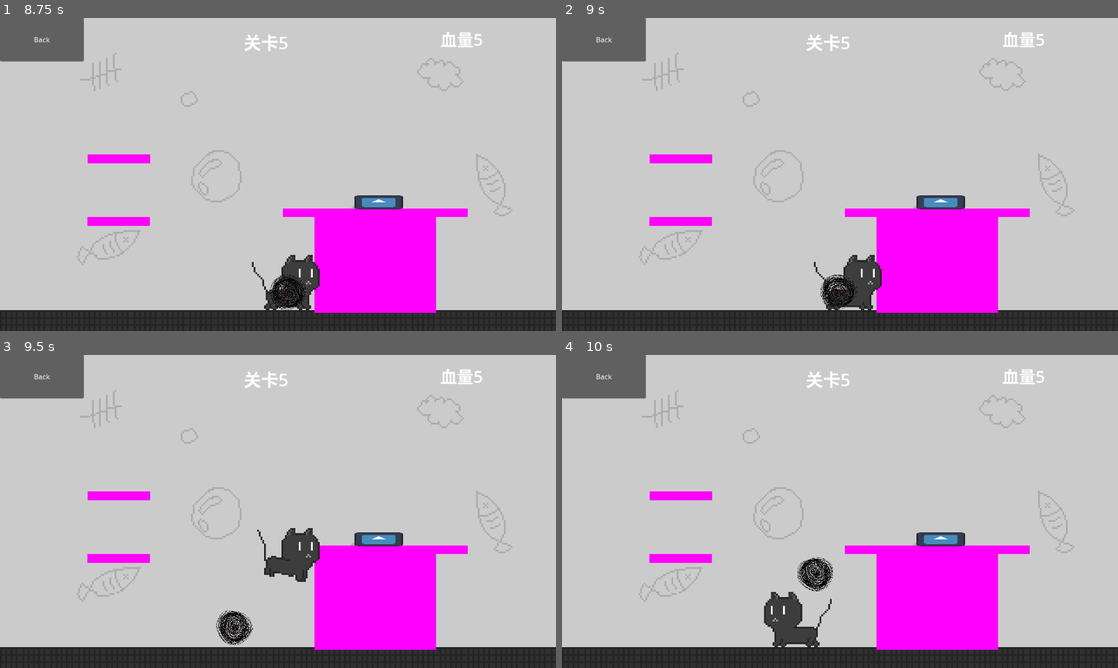
Above: before the commit, frames 1-4 (two rows, left to right).
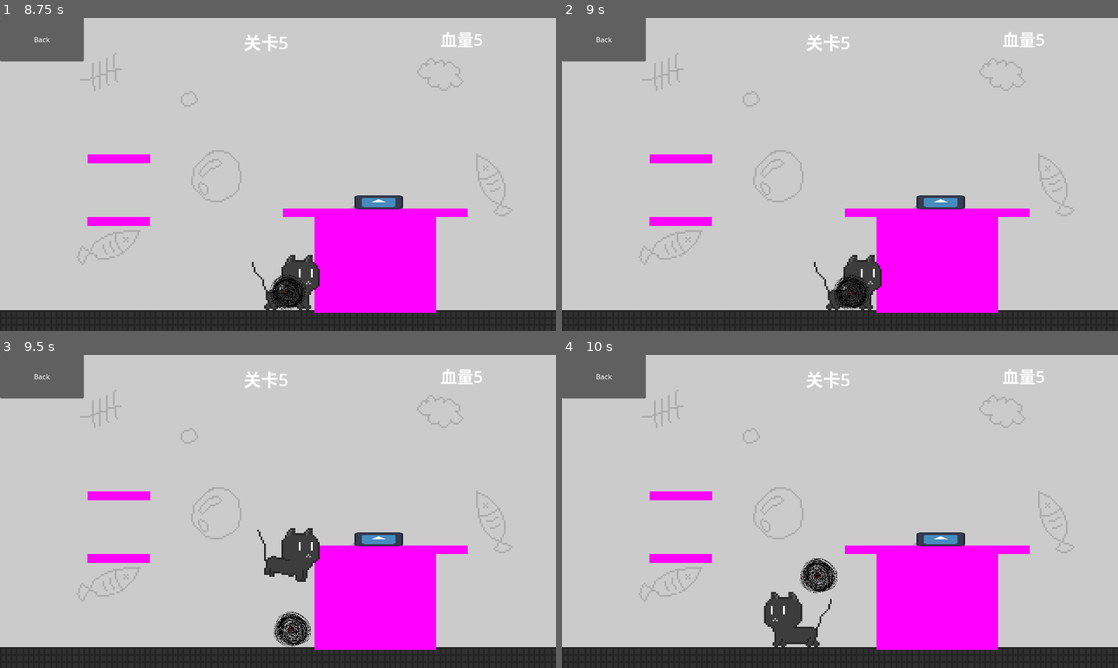
Above: after the commit, the same moments.

Repository: lzcm729/cat-and-string-ball
Game: Godot game, scene res://Levels/level_5.tscn
Two runs of this game, one before a commit and one after it. Both use one fixed random seed, a clock stepped at 60 frames per second and the inputs below. This scene is started directly instead of the project's main scene. The engine's default icon, where the game draws it, is replaced by a stand-in: a white triangle on a blue panel in a dark square.
Inputs:
- Up to frame 1 (8.75 s): tap Enter (ui_accept) at 0.5, 0.77, 1.52, 3.02, 3.77, 4.52, 6.02, 6.77, 7.52 s; hold Right (ui_right) 0.53-2.03 s; tap T every 2.25 s from 0.6 to 7.35 s; tap G every 2.25 s from 1.35 to 8.1 s; hold Left (ui_left) 2.03-2.78 s; tap Q at 2.1, 4.35, 6.6 s; hold Right (ui_right) 2.78-4.28 s; hold Left (ui_left) 4.28-5.03 s; hold Right (ui_right) 5.03-5.78 s; hold Left (ui_left) 5.78-7.28 s; hold Right (ui_right) from 7.28 s (still down)
- Up to frame 2 (9 s): keep holding Right (ui_right); tap Q at 8.85 s
- Up to frame 3 (9.5 s): keep holding Right (ui_right); tap Enter (ui_accept) at 9.02 s
- Up to frame 4 (10 s): release Right (ui_right) at 9.53 s; hold Left (ui_left) from 9.53 s (still down); tap T at 9.6 s; tap Enter (ui_accept) at 9.77 s

Frame 1 is identical in both runs. In frame 2, 0.5% of the frame differs, in the area x 46-56%, y 82-94%; in frame 3, 1.0%, in the area x 38-56%, y 81-94%; in frame 4, 0.5%.
Error after the commit: Attempt to call function 'get_overlapping_bodies' in base 'null instance' on a null instance. (res://cat/cat.gd:88)

Commit message:
吃核心

Diff:
--- a/cat/cat.gd
+++ b/cat/cat.gd
@@ -140,3 +140,5 @@
 			body.BeHit(Vector2(-10000, 0))
 		else:
 			body.BeHit(Vector2(10000, 0))
+	if body.name == 'ChaosCore':
+		body.BeEaten()
--- a/cat/cat.tscn
+++ b/cat/cat.tscn
@@ -350,10 +350,6 @@
 radius = 31.0
 height = 96.0
 
-[sub_resource type="CapsuleShape2D" id="CapsuleShape2D_p7kny"]
-radius = 43.0
-height = 100.0
-
 [node name="Cat" type="CharacterBody2D"]
 collision_layer = 2
 script = ExtResource("1_6rb40")
@@ -381,7 +377,7 @@
 position = Vector2(-107, 18)
 rotation = 1.5708
 collision_layer = 8
-collision_mask = 8
+collision_mask = 12
 
 [node name="CollisionShape2D" type="CollisionShape2D" parent="Marker2D/PatArea"]
 position = Vector2(0, -42)
@@ -390,11 +386,4 @@
 disabled = true
 debug_color = Color(0.918074, 0.213702, 0.480587, 0.42)
 
-[node name="Area2D" type="Area2D" parent="."]
-collision_mask = 8
-
-[node name="CollisionShape2D" type="CollisionShape2D" parent="Area2D"]
-position = Vector2(-24, -10)
-shape = SubResource("CapsuleShape2D_p7kny")
-
 [connection signal="body_entered" from="Marker2D/PatArea" to="." method="_on_pat_area_body_entered"]
Not shown: 1 places in cat/cat.tscn that only renumber resources
